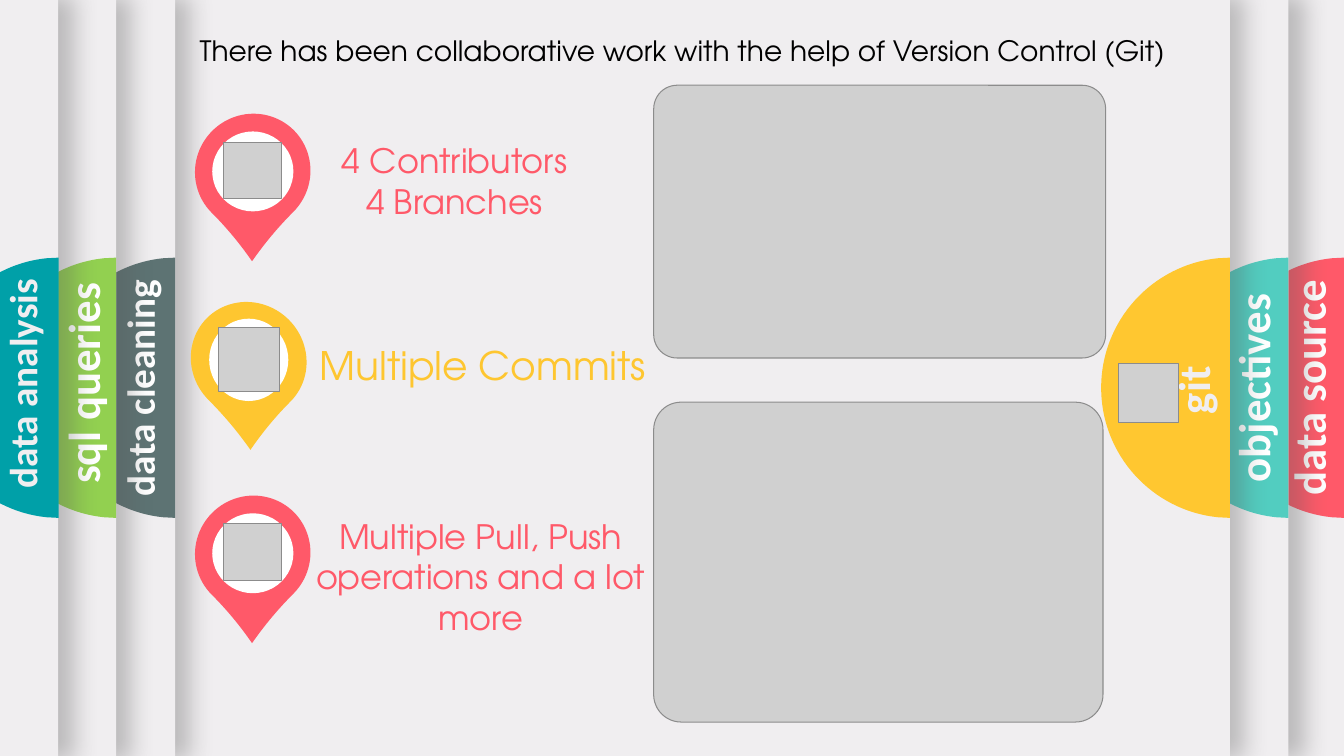
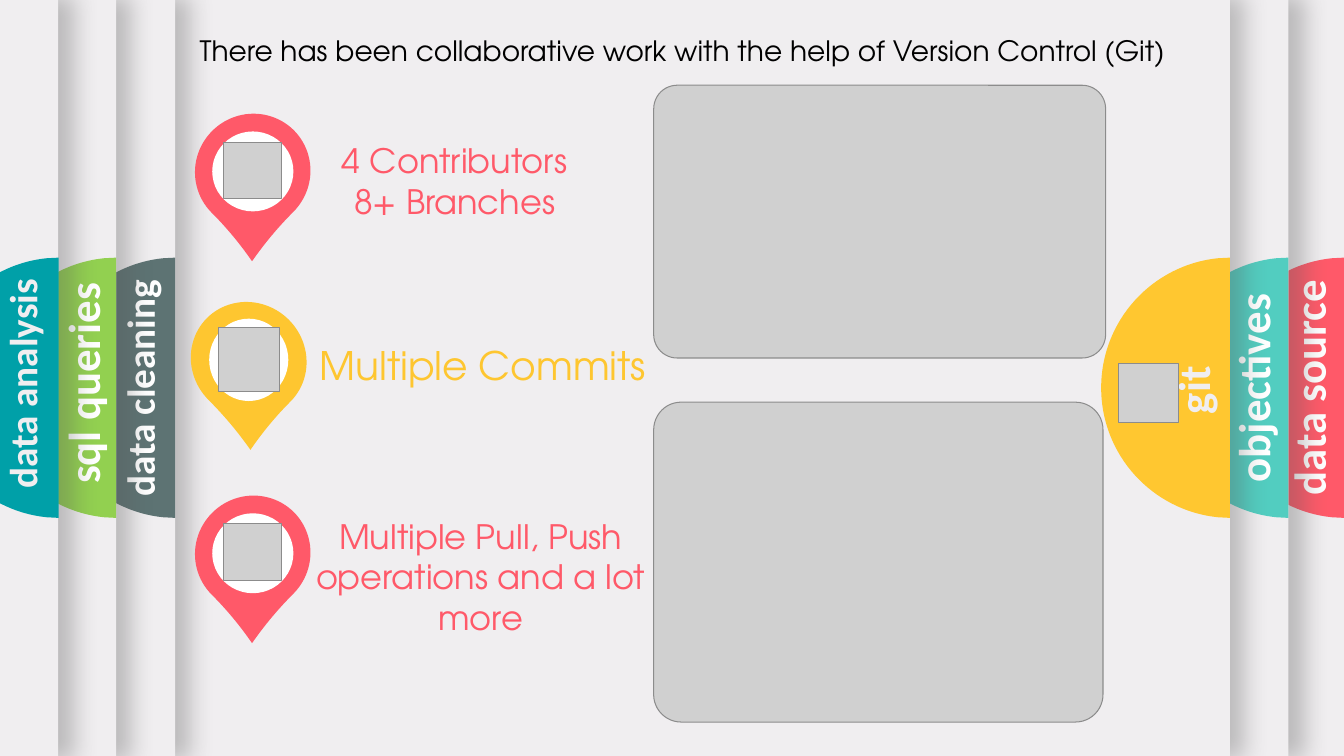
Before and after one commit to Rohan-Niranjan-Kalpavruksha/Analyzing-New-York-City-Data-with-Sql-Python-And-Version-Control, a slide deck: slide 4 of Documents of Project/Scalable_Database_PPT.pptx. Drawn at 1344x756 pixels with LibreOffice and Linux fonts; fonts in the diff are those of the drawing; grey boxes stand for pictures; background and template pictures are left out. Boxes give left, top, right and bottom in pixels: in the first picture for what was removed or moved away, otherwise in the second. Text is boxed around its words. In the diff, an @@ line names an element or a change of style, - is before the commit and + after.

Commit message:
modified branches info

```diff
--- a/Documents of Project/Scalable_Database_PPT.pptx
+++ b/Documents of Project/Scalable_Database_PPT.pptx
@@ text at box(354, 189, 555, 215): text changed @@
-4 Branches
+8+ Branches
```
Also in this commit, not shown: 3 other slides changed.
